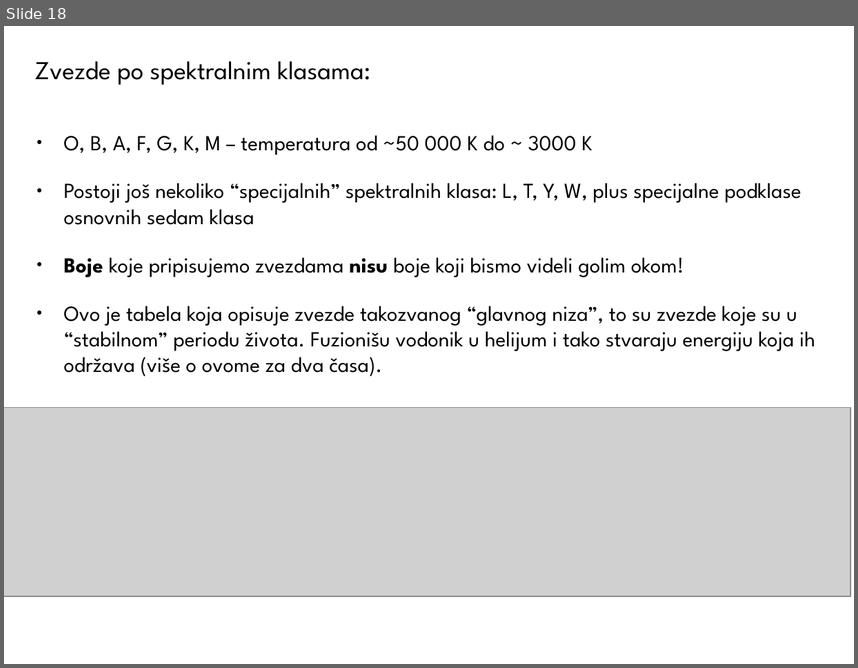
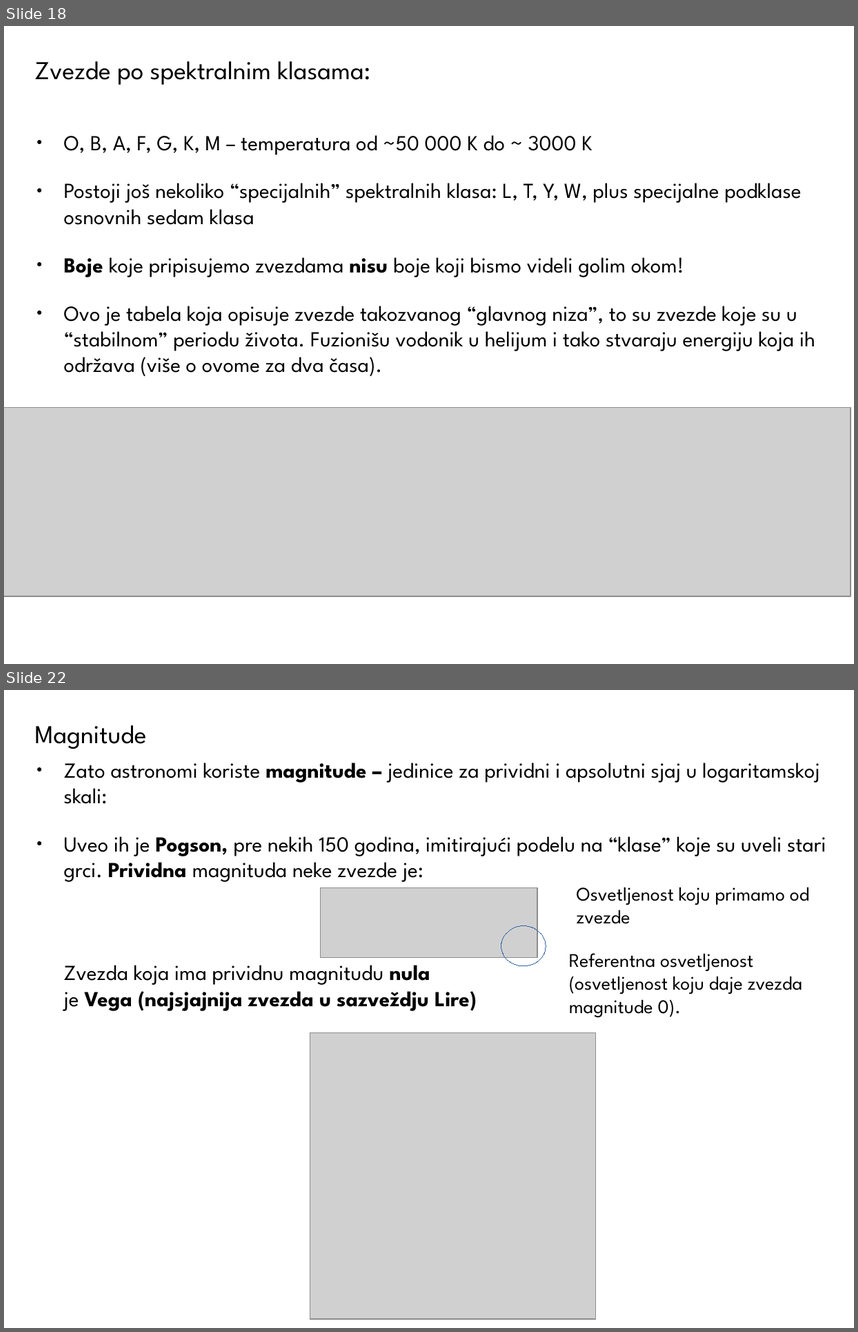
Before and after one commit to ivanzmilic/OPA22, a slide deck: Predavanje_07_Zracenje_Zvezda.odp. Shown one above the other, each under a label of ours: slide 18 before the commit, slides 18 and 22 after it; the slides between them are not shown. The pictures are 858x668 and 858x1332 pixels, drawn with LibreOffice and Linux fonts; fonts in the diff are those of the drawing; grey boxes stand for pictures. Boxes give left, top, right and bottom in pixels: in the first picture for what was removed or moved away, otherwise in the second. Text is boxed around its words. In the diff, an @@ line names an element or a change of style, - is before the commit and + after.

```diff
--- a/Predavanje_07_Zracenje_Zvezda.odp
+++ b/Predavanje_07_Zracenje_Zvezda.odp
@@ slide 22 added at <box>4,690,854,1328</box>, background #FFFFFF @@
@@ title added at <box>35,725,147,749</box>, 24 pt, text #000000 @@
+Magnitude
@@ text added at <box>64,762,826,1011</box>, 20 pt, text #000000 @@
+● Zato astronomi koriste magnitude – jedinice za prividni i apsolutni sjaj u logaritamskoj skali:
+● Uveo ih je Pogson, pre nekih 150 godina, imitirajući podelu na “klase” koje su uveli stari grci. Prividna magnituda neke zvezde je:
+  Zvezda koja ima prividnu magnitudu nula
+  je Vega (najsjajnija zvezda u sazveždju Lire)
@@ picture added at <box>321,887,538,958</box> @@
@@ text added at <box>577,887,809,924</box>, 18 pt, text #000000 @@
+Osvetljenost koju primamo od zvezde
@@ ellipse added at <box>501,926,546,966</box>, outline #3465A4 0 pt @@
@@ text added at <box>569,953,802,1017</box>, 18 pt, text #000000 @@
+Referentna osvetljenost (osvetljenost koju daje zvezda magnitude 0).
@@ picture added at <box>310,1032,597,1319</box> @@
```
Also in this commit, not shown: 1 slide changed, 10 other slides added.
